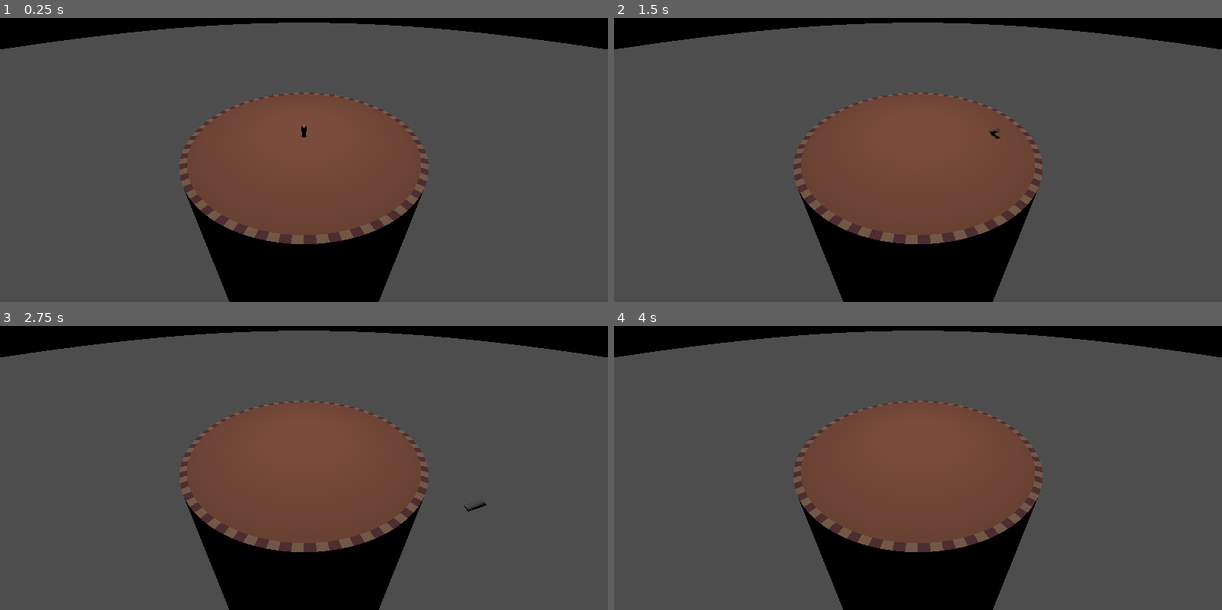
Above: before the commit, frames 1-4 (two rows, left to right).
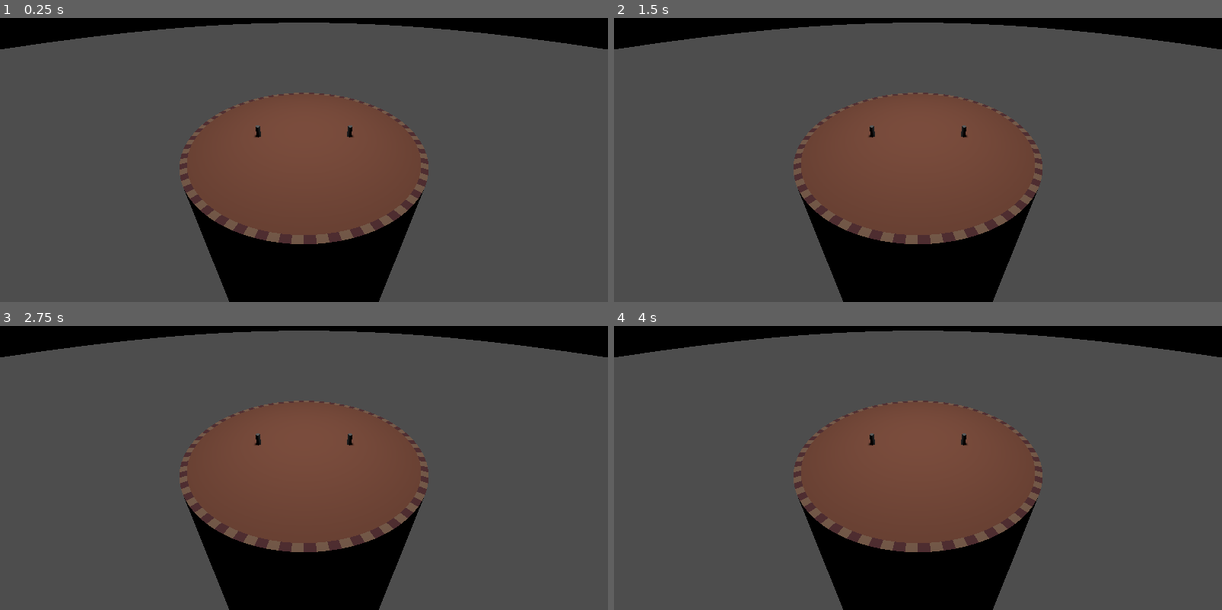
Above: after the commit, the same moments.

Repository: proximadams/Lucky-Erik-Alex-Jam-2025
Game: Godot game, scene res://World.tscn
Two runs of this game, one before a commit and one after it. Both use one fixed random seed, a clock stepped at 60 frames per second and the inputs below.
Inputs:
- Up to frame 1 (0.25 s): no input
- Up to frame 2 (1.5 s): hold Right (ui_right) 0.53-1.28 s; tap Enter at 1.25 s; hold Down (ui_down) from 1.28 s (still down)
- Up to frame 3 (2.75 s): release Down (ui_down) at 2.03 s; hold Right (ui_right) from 2.03 s (still down)
- Up to frame 4 (4 s): release Right (ui_right) at 2.78 s; hold Up (ui_up) 2.78-3.53 s; hold Left (ui_left) from 3.53 s (still down)

The runs differ from the first frame. In frame 1, 0.1% of the frame differs, in the area x 41-59%, y 37-43%; in frame 2, 0.1%, in the area x 41-64%, y 37-43%; in frame 3, 0.1%; in frame 4, less than 0.1%.

Commit message:
2 player

Diff:
--- a/World.tscn
+++ b/World.tscn
@@ -40,14 +40,26 @@
 shadow_enabled = true
 spot_range = 100.0
 
-[node name="Player" type="CharacterBody3D" parent="."]
-transform = Transform3D(1, 0, 0, 0, 1, 0, 0, 0, 1, 0, 3.04067, 0)
+[node name="Player_0" type="CharacterBody3D" parent="."]
+transform = Transform3D(1, 0, 0, 0, 1, 0, 0, 0, 1, 0, 3.041, -4)
 script = ExtResource("1_2ufpp")
 
-[node name="CollisionShape3D" type="CollisionShape3D" parent="Player"]
+[node name="CollisionShape3D" type="CollisionShape3D" parent="Player_0"]
 shape = SubResource("SphereShape3D_bvhw4")
 
-[node name="CSGCylinder3D" type="CSGCylinder3D" parent="Player"]
+[node name="CSGCylinder3D" type="CSGCylinder3D" parent="Player_0"]
+radius = 0.2
+height = 1.0
+
+[node name="Player_1" type="CharacterBody3D" parent="."]
+transform = Transform3D(1, 0, 0, 0, 1, 0, 0, 0, 1, 0, 3.041, 4)
+script = ExtResource("1_2ufpp")
+playerID = 1
+
+[node name="CollisionShape3D" type="CollisionShape3D" parent="Player_1"]
+shape = SubResource("SphereShape3D_bvhw4")
+
+[node name="CSGCylinder3D" type="CSGCylinder3D" parent="Player_1"]
 radius = 0.2
 height = 1.0
 
--- a/player.gd
+++ b/player.gd
@@ -11,6 +11,8 @@
 var jumpConstantSpeedTimer = JUMP_GRACE_WINDOW_TIME
 var jumpEarlyWindowTimer = JUMP_GRACE_WINDOW_TIME
 var secondsSinceOnFloor = 0.0
+
+@export var playerID = 0
 
 func _physics_process(delta: float) -> void:
 	_set_angle()
@@ -43,9 +45,9 @@
 	move_and_slide()
 
 func _input(event: InputEvent) -> void:
-	if event.is_action_pressed('restart'):
+	if event.is_action_pressed('restart.' + str(playerID)):
 		_restart_me()
-	if not event.is_echo() and event.is_action_pressed('jump'):
+	if not event.is_echo() and event.is_action_pressed('jump.' + str(playerID)):
 		if jumpConstantSpeedTimer < JUMP_GRACE_WINDOW_TIME and numJumpsSoFar <= 3:
 			numJumpsSoFar += 1
 		else:
@@ -58,5 +60,5 @@
 
 # Angle the player based on the stick/arrows
 func _set_angle():
-	var input_dir := Input.get_vector("ui_left", "ui_right", "ui_up", "ui_down")
+	var input_dir := Input.get_vector('move_left.' + str(playerID), 'move_right.' + str(playerID), 'move_up.' + str(playerID), 'move_down.' + str(playerID))
 	rotation = (transform.basis * Vector3(input_dir.x, 0, input_dir.y)).normalized()
--- a/project.godot
+++ b/project.godot
@@ -21,14 +21,64 @@
 
 [input]
 
-restart={
+restart.0={
 "deadzone": 0.5,
-"events": [Object(InputEventJoypadButton,"resource_local_to_scene":false,"resource_name":"","device":-1,"button_index":9,"pressure":0.0,"pressed":false,"script":null)
+"events": [Object(InputEventJoypadButton,"resource_local_to_scene":false,"resource_name":"","device":0,"button_index":9,"pressure":0.0,"pressed":false,"script":null)
 ]
 }
-jump={
+jump.0={
 "deadzone": 0.5,
-"events": [Object(InputEventJoypadButton,"resource_local_to_scene":false,"resource_name":"","device":-1,"button_index":0,"pressure":0.0,"pressed":false,"script":null)
+"events": [Object(InputEventJoypadButton,"resource_local_to_scene":false,"resource_name":"","device":0,"button_index":0,"pressure":0.0,"pressed":false,"script":null)
+]
+}
+restart.1={
+"deadzone": 0.5,
+"events": [Object(InputEventJoypadButton,"resource_local_to_scene":false,"resource_name":"","device":1,"button_index":9,"pressure":0.0,"pressed":false,"script":null)
+]
+}
+jump.1={
+"deadzone": 0.5,
+"events": [Object(InputEventJoypadButton,"resource_local_to_scene":false,"resource_name":"","device":1,"button_index":0,"pressure":0.0,"pressed":false,"script":null)
+]
+}
+move_left.0={
+"deadzone": 0.1,
+"events": [Object(InputEventJoypadMotion,"resource_local_to_scene":false,"resource_name":"","device":0,"axis":0,"axis_value":-1.0,"script":null)
+]
+}
+move_right.0={
+"deadzone": 0.1,
+"events": [Object(InputEventJoypadMotion,"resource_local_to_scene":false,"resource_name":"","device":0,"axis":0,"axis_value":1.0,"script":null)
+]
+}
+move_up.0={
+"deadzone": 0.1,
+"events": [Object(InputEventJoypadMotion,"resource_local_to_scene":false,"resource_name":"","device":0,"axis":1,"axis_value":-1.0,"script":null)
+]
+}
+move_down.0={
+"deadzone": 0.1,
+"events": [Object(InputEventJoypadMotion,"resource_local_to_scene":false,"resource_name":"","device":0,"axis":1,"axis_value":1.0,"script":null)
+]
+}
+move_left.1={
+"deadzone": 0.1,
+"events": [Object(InputEventJoypadMotion,"resource_local_to_scene":false,"resource_name":"","device":1,"axis":0,"axis_value":-1.0,"script":null)
+]
+}
+move_right.1={
+"deadzone": 0.1,
+"events": [Object(InputEventJoypadMotion,"resource_local_to_scene":false,"resource_name":"","device":1,"axis":0,"axis_value":1.0,"script":null)
+]
+}
+move_up.1={
+"deadzone": 0.1,
+"events": [Object(InputEventJoypadMotion,"resource_local_to_scene":false,"resource_name":"","device":1,"axis":1,"axis_value":-1.0,"script":null)
+]
+}
+move_down.1={
+"deadzone": 0.1,
+"events": [Object(InputEventJoypadMotion,"resource_local_to_scene":false,"resource_name":"","device":1,"axis":1,"axis_value":1.0,"script":null)
 ]
 }
 
